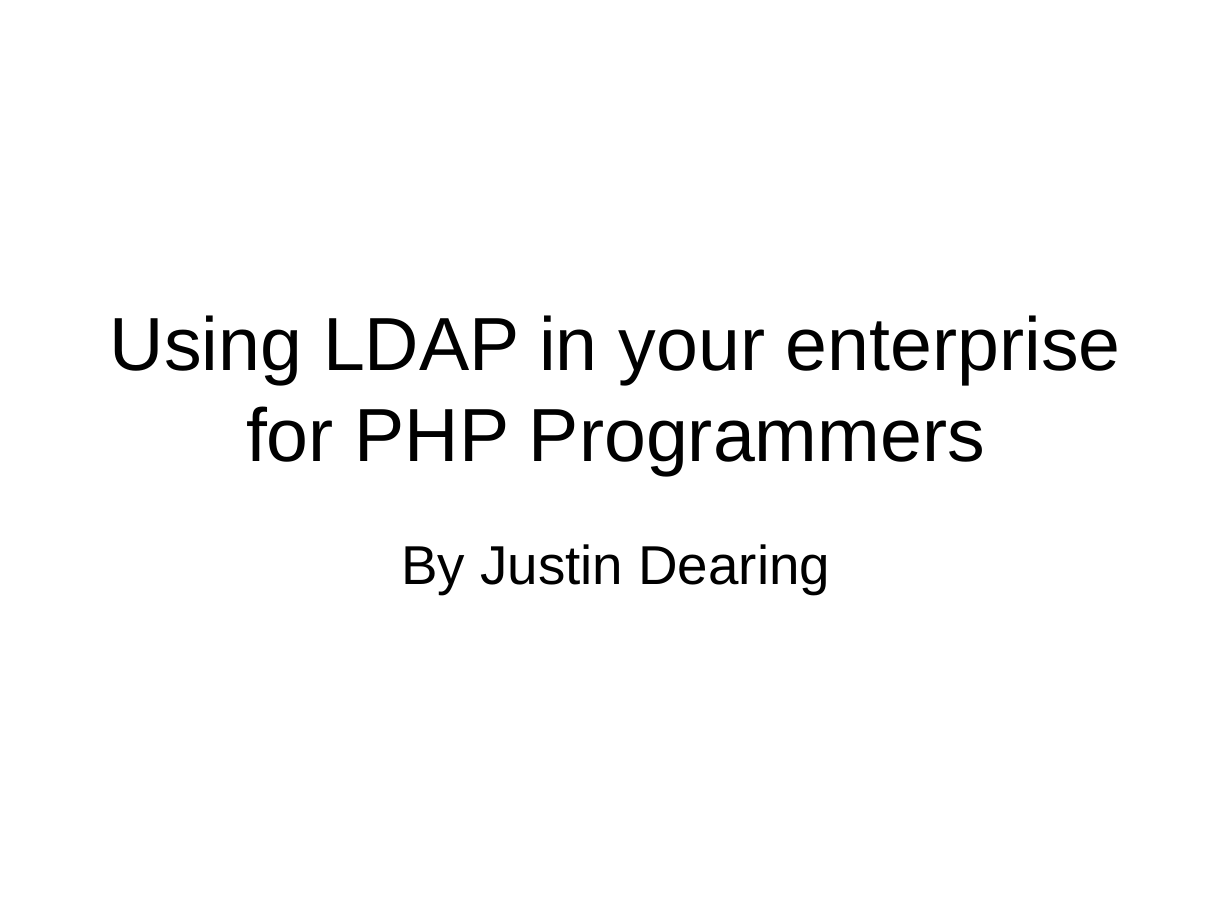
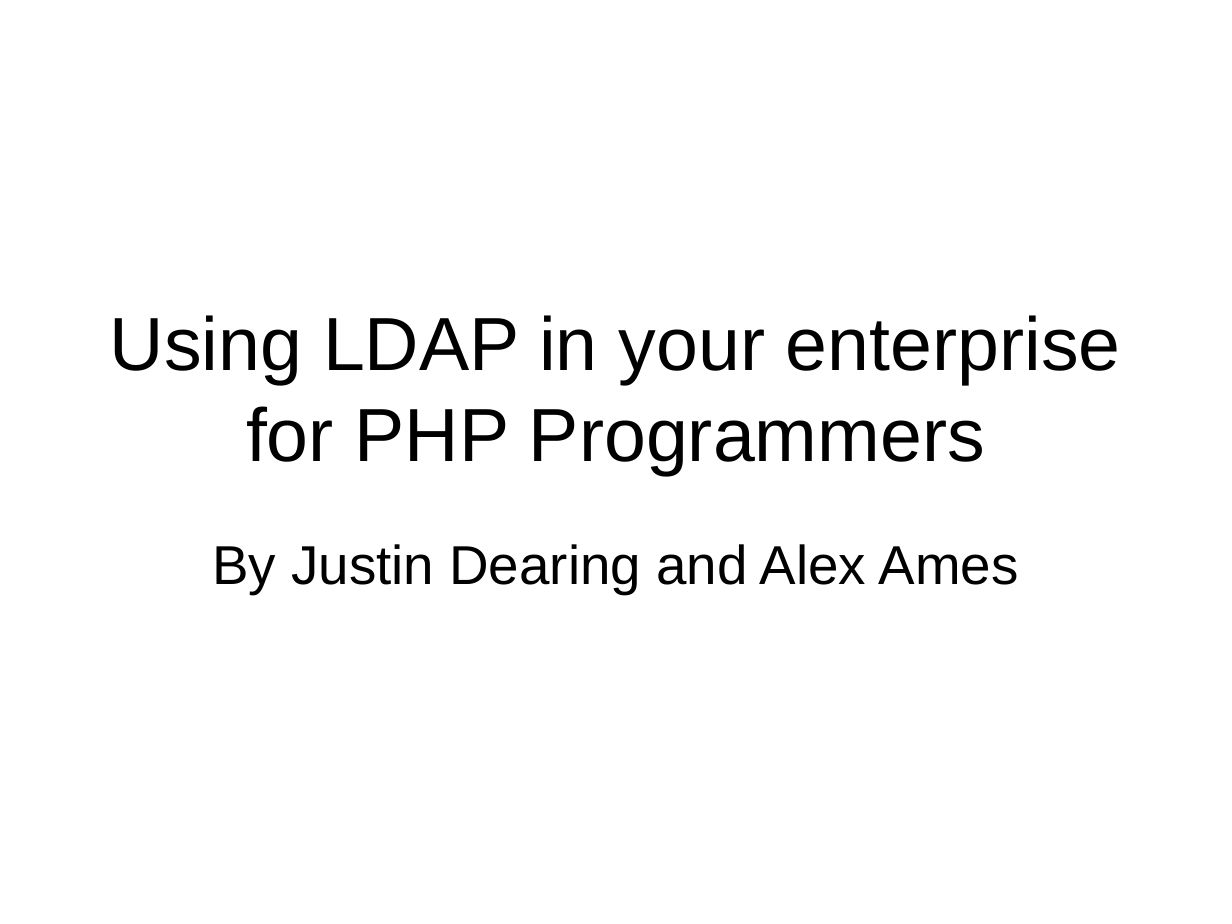
Before and after one commit to LIPHP/LDAP-Talk, a slide deck: slide 1 of Docs/LIPHP-Using LDAP with PHP.ppt. Drawn at 1232x924 pixels with LibreOffice and Linux fonts; fonts in the diff are those of the drawing. Boxes give left, top, right and bottom in pixels: in the first picture for what was removed or moved away, otherwise in the second. Text is boxed around its words. In the diff, an @@ line names an element or a change of style, - is before the commit and + after.

Commit message:
Added Alexe's name.

```diff
--- a/Docs/LIPHP-Using LDAP with PHP.ppt
+++ b/Docs/LIPHP-Using LDAP with PHP.ppt
@@ subtitle at (212,544,1019,594): text changed @@
-By Justin Dearing
+By Justin Dearing and Alex Ames
```
